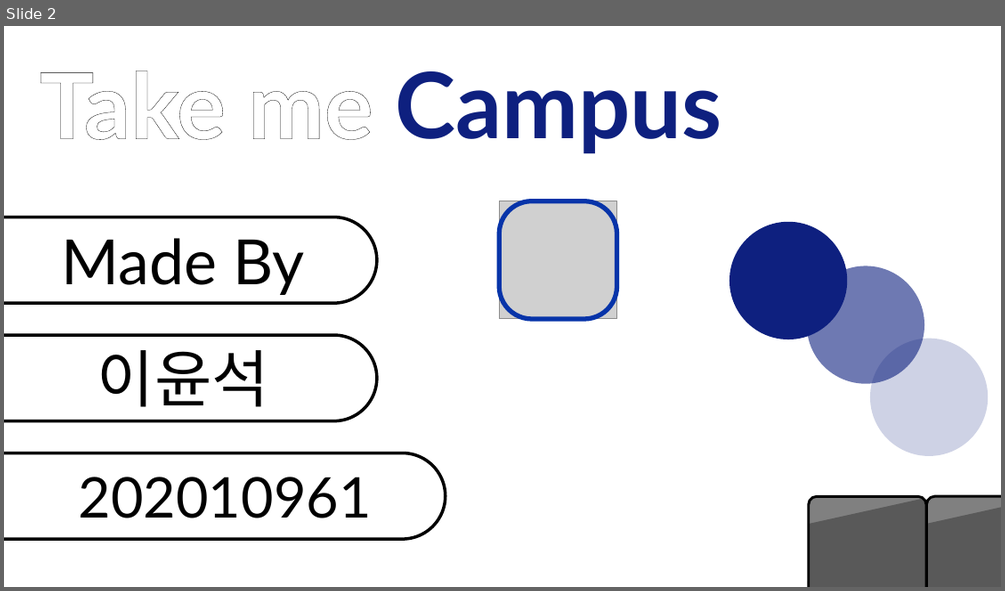
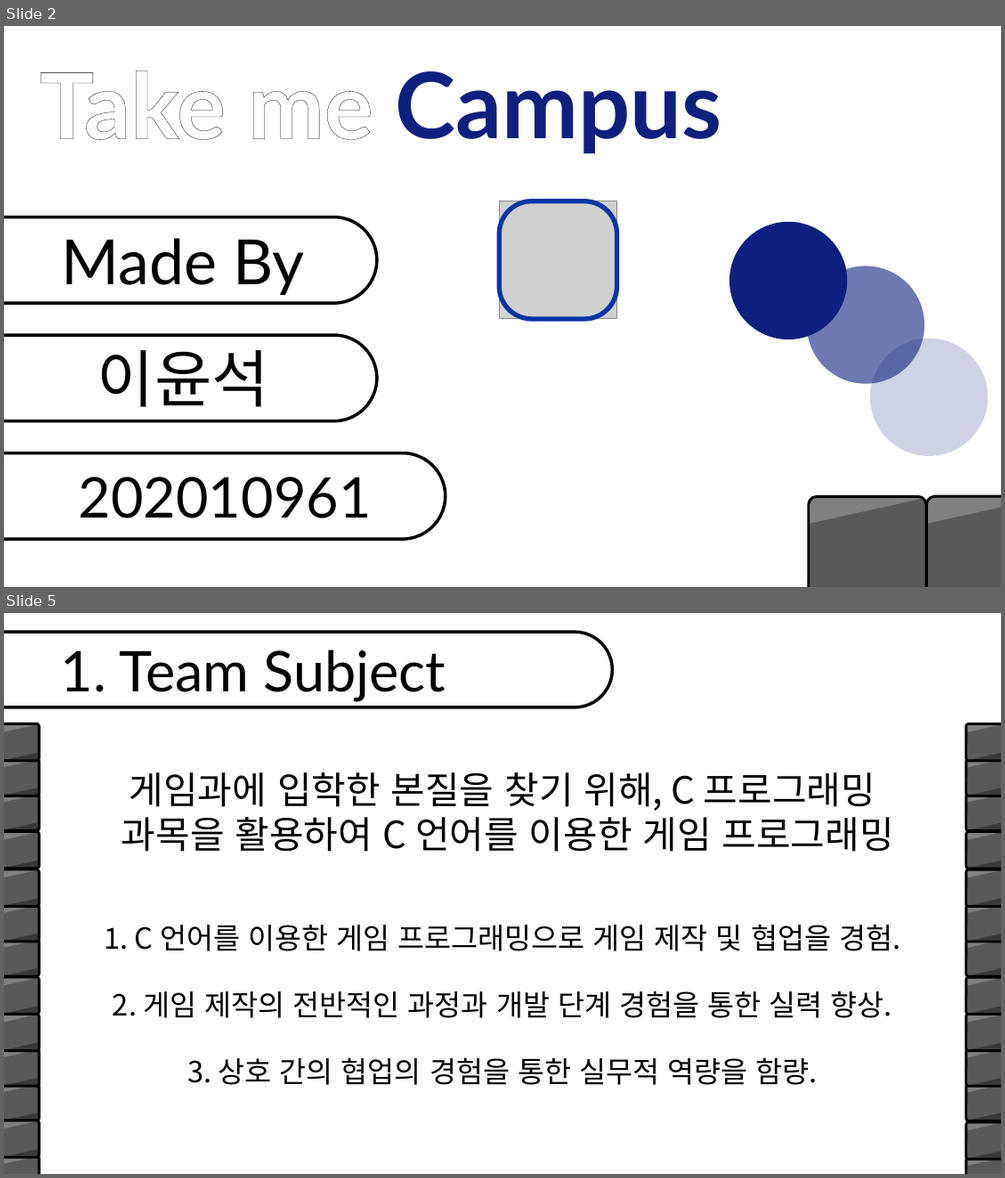
Before and after one commit to simplex3510/Game_Major_1Grade_teamProject, a slide deck: Take Me Campus/Design/팀 프로젝트_202010961_이윤석.pptx. Shown one above the other, each under a label of ours: slide 2 before the commit, slides 2 and 5 after it; the slides between them are not shown. The pictures are 1005x591 and 1005x1178 pixels, drawn with LibreOffice and Linux fonts; fonts in the diff are those of the drawing; grey boxes stand for pictures; background and template pictures are left out. Boxes give left, top, right and bottom in pixels: in the first picture for what was removed or moved away, otherwise in the second. Text is boxed around its words. In the diff, an @@ line names an element or a change of style, - is before the commit and + after.

Commit message:
약간의 오류 수정

```diff
--- a/Take Me Campus/Design/팀 프로젝트_202010961_이윤석.pptx
+++ b/Take Me Campus/Design/팀 프로젝트_202010961_이윤석.pptx
@@ slide 5 added at [4, 613, 1001, 1174], background picture (left out) @@
@@ rounded rectangle added at [4, 632, 612, 707], fill #FFFFFF, outline #000000 3 pt @@
@@ text added at [61, 649, 446, 702], 54 pt, text #000000 @@
+1. Team Subject
@@ text added at [121, 772, 894, 852], 36 pt, text #000000 @@
+게임과에 입학한 본질을 찾기 위해, C 프로그래밍
+과목을 활용하여 C 언어를 이용한 게임 프로그래밍
@@ text added at [105, 924, 900, 951], 28 pt, text #000000 @@
+1. C 언어를 이용한 게임 프로그래밍으로 게임 제작 및 협업을 경험.
@@ text added at [113, 990, 892, 1018], 28 pt, text #000000 @@
+2. 게임 제작의 전반적인 과정과 개발 단계 경험을 통한 실력 향상.
@@ text added at [187, 1057, 817, 1085], 28 pt, text #000000 @@
+3. 상호 간의 협업의 경험을 통한 실무적 역량을 함량.
@@ group added at [4, 723, 1001, 1174]: 76 freeform shapes, 26 rounded rectangles @@
```
Also in this commit, not shown: 3 slides changed, 7 other slides added, 6 other files.
